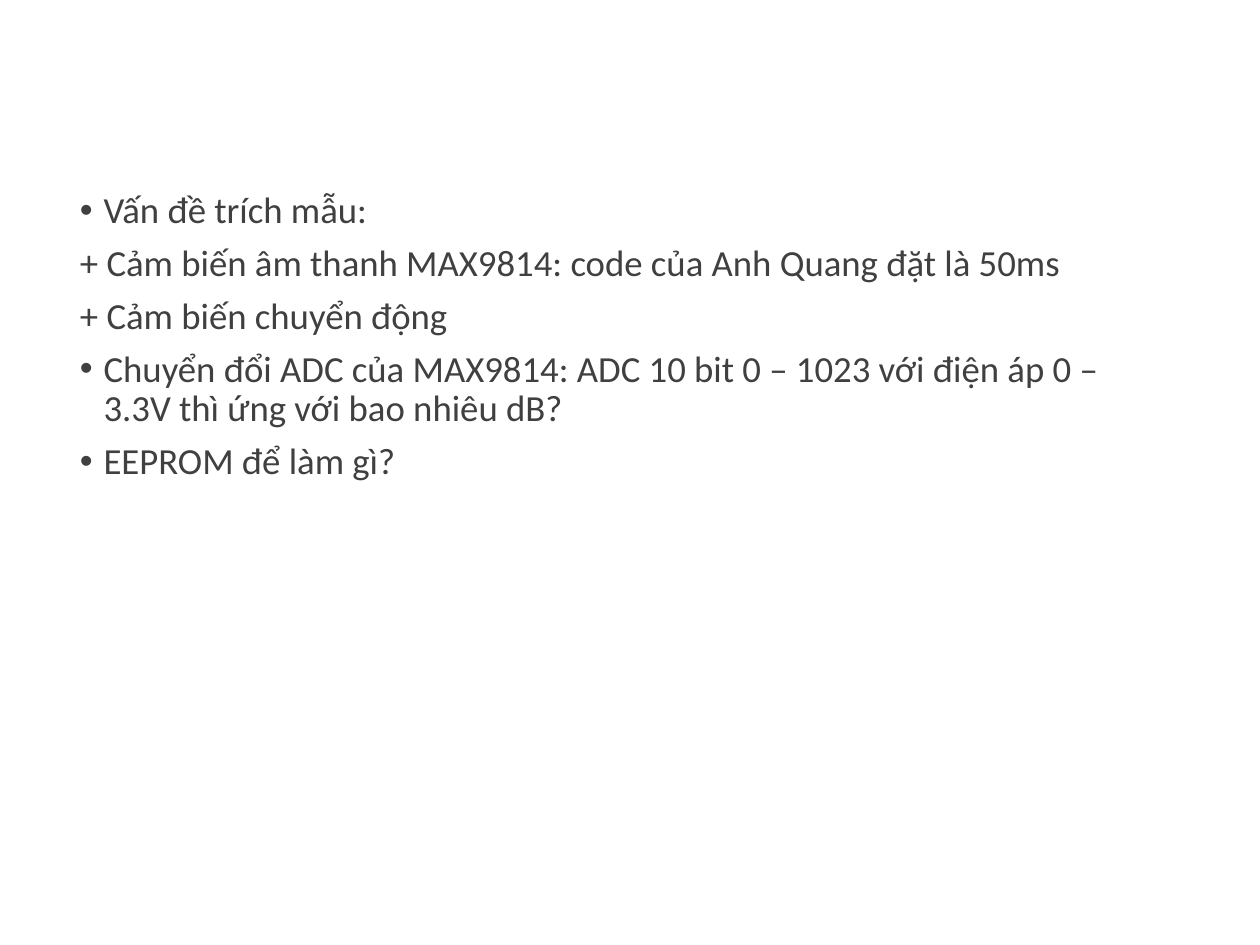
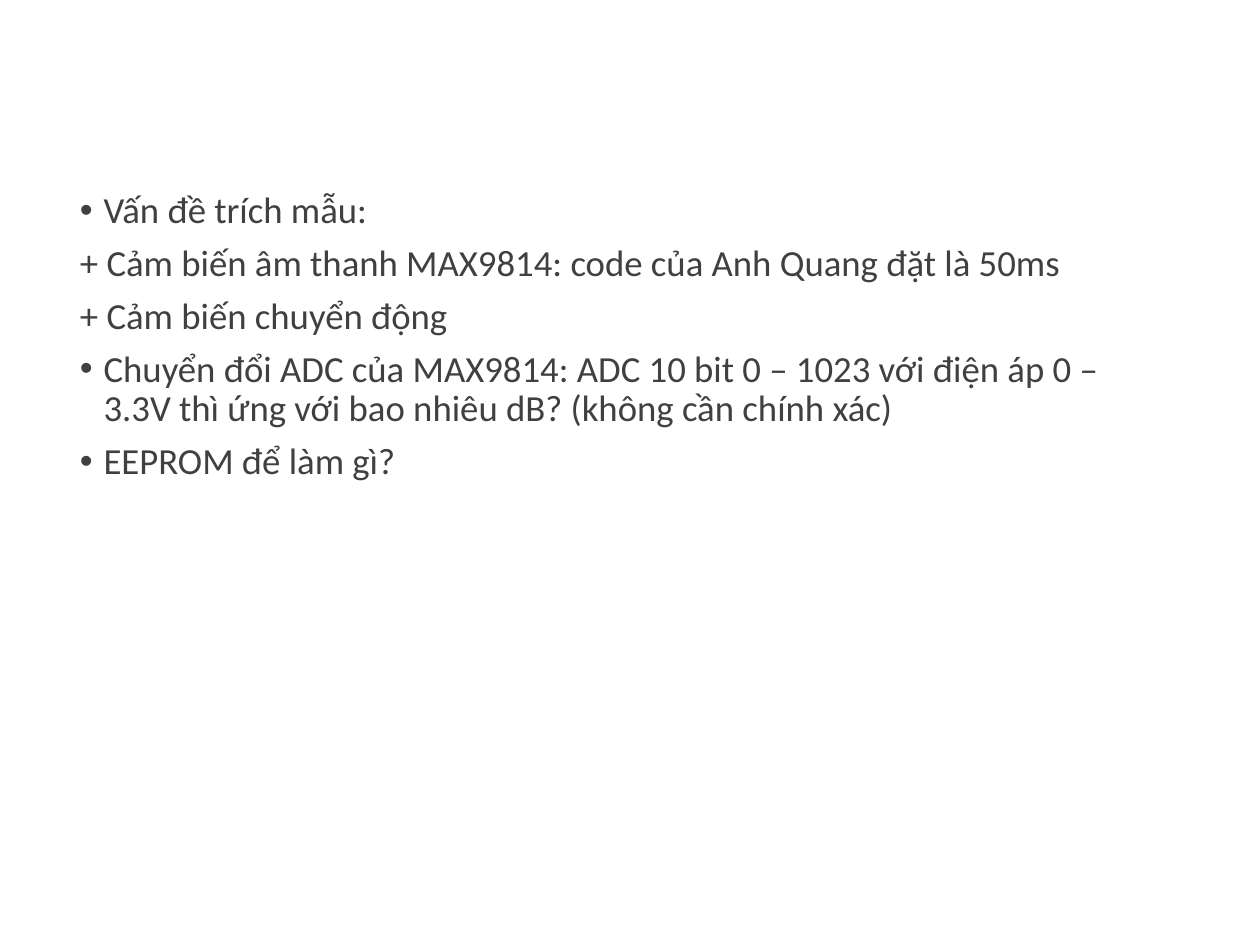
Before and after one commit to VuHuyNhatMinh/smart-building, a slide deck: slide 5 of Report/09042022.pptx. Drawn at 1260x945 pixels with LibreOffice and Linux fonts; fonts in the diff are those of the drawing; background and template pictures are left out. Boxes give left, top, right and bottom in pixels: in the first picture for what was removed or moved away, otherwise in the second. Text is boxed around its words. In the diff, an @@ line names an element or a change of style, - is before the commit and + after.

```diff
--- a/Report/09042022.pptx
+++ b/Report/09042022.pptx
@@ text at [104,353,1072,428]: text changed @@
-• Chuyển đổi ADC của MAX9814: ADC 10 bit 0 – 1023 với điện áp 0 – 3.3V thì ứng với bao nhiêu dB?
+• Chuyển đổi ADC của MAX9814: ADC 10 bit 0 – 1023 với điện áp 0 – 3.3V thì ứng với bao nhiêu dB? (không cần chính xác)
```
Also in this commit, not shown: 14 other files.
